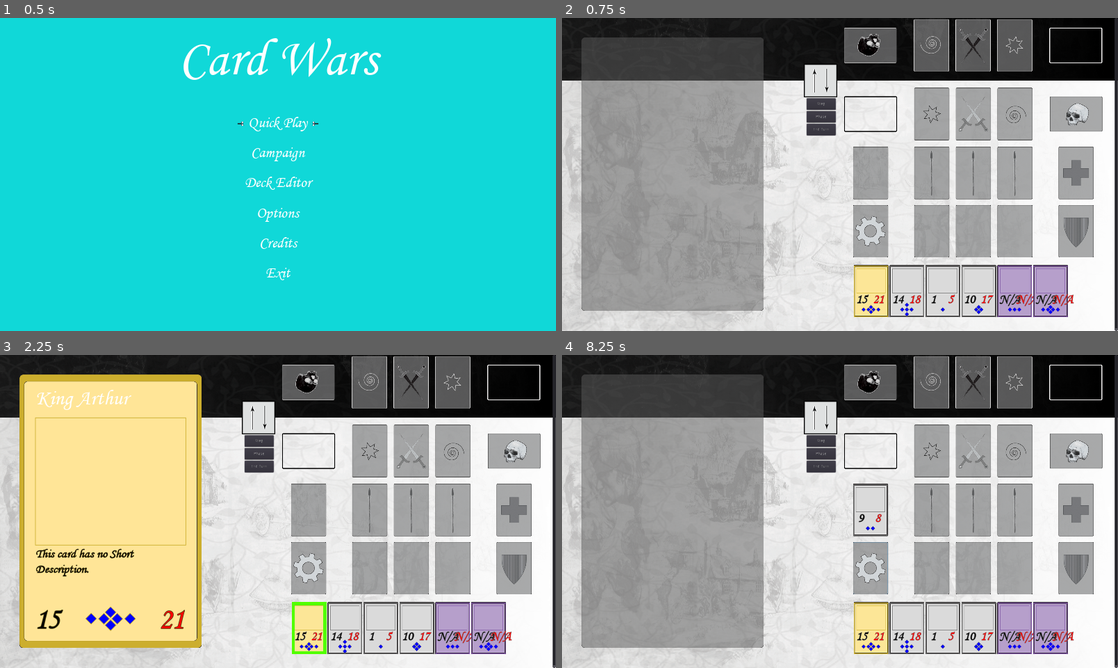
Above: before the commit, frames 1-4 (two rows, left to right).
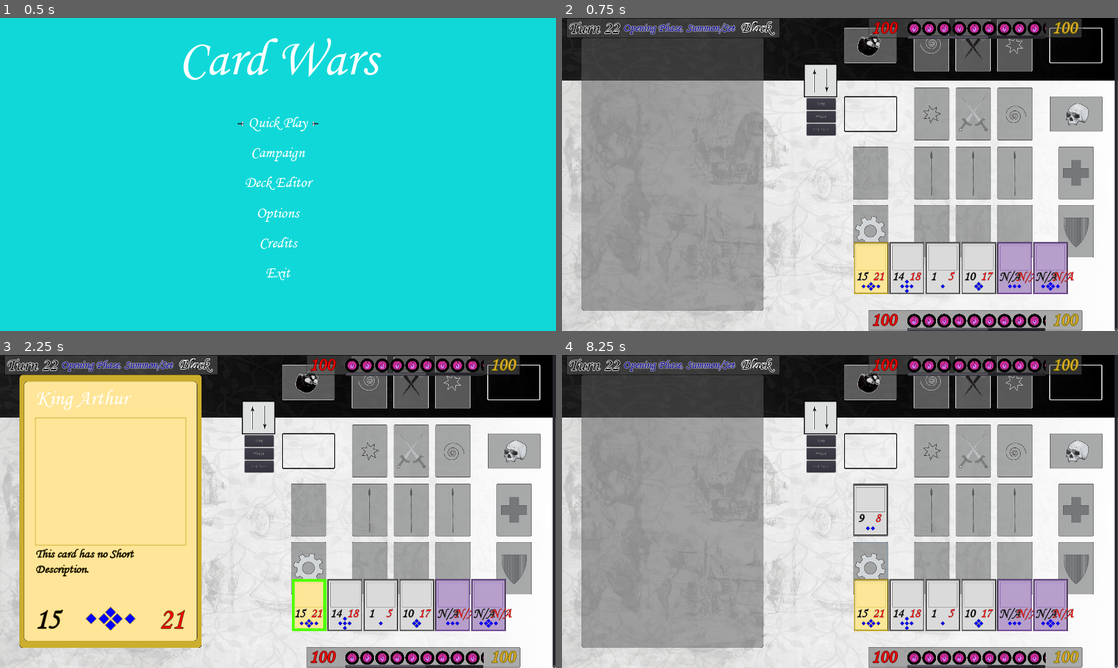
Above: after the commit, the same moments.

Repository: Prototype1364/Card-Wars
Game: Godot game, scene res://Scenes/MainScenes/SceneHandler.tscn
The game is run twice, just before and just after one commit, with the same random seed, the same clock (stepped at 60 frames per second) and the same inputs.
Inputs (mouse positions are in pixels of both pictures, inside the frame that each line leads up to):
- Up to frame 1 (0.5 s): no input
- Up to frame 2 (0.75 s): click "Quick Play" at 0.5 s
- Up to frame 3 (2.25 s): click "Phase" at 1.25 s; click (311, 627) at 2.02 s
- Up to frame 4 (8.25 s): click (973, 452) at 2.75 s; click (928, 452) at 3.5 s; click (1012, 452) at 4.25 s; click (928, 511) at 5 s; click (973, 511) at 5.75 s; click (1012, 511) at 6.5 s; click (867, 511) at 7.25 s; click (867, 567) at 8 s

Frame 1 is identical in both runs. In frame 2, 12% of the frame differs, in the area x 0-94%, y 0-100%; in frame 3, 12%; in frame 4, 12%.

Commit message:
WorkAlready

Diff:
--- a/Scenes/MainScenes/Battle.tscn
+++ b/Scenes/MainScenes/Battle.tscn
@@ -1,5 +1,7 @@
-[gd_scene load_steps=6 format=2]
-
+[gd_scene load_steps=8 format=2]
+
+[ext_resource path="res://Scenes/SupportScenes/Battle_HUD_Life-Crests.tscn" type="PackedScene" id=1]
+[ext_resource path="res://Scenes/SupportScenes/Battle_Info_HUD.tscn" type="PackedScene" id=2]
 [ext_resource path="res://Scenes/SupportScenes/BigCard.tscn" type="PackedScene" id=3]
 [ext_resource path="res://Assets/Playmat/BoardImage.png" type="Texture" id=4]
 [ext_resource path="res://Assets/Playmat/Large Empty Slot.png" type="Texture" id=5]
@@ -21,34 +23,6 @@
 margin_right = 1866.0
 margin_bottom = 1486.0
 rect_pivot_offset = Vector2( 446, 621 )
-
-[node name="BHandScroller" type="ScrollContainer" parent="Playmat/CardSpots"]
-margin_left = 33.0
-margin_top = -220.0
-margin_right = 868.0
-margin_bottom = -20.0
-rect_rotation = 180.0
-rect_pivot_offset = Vector2( 417, 100 )
-follow_focus = true
-scroll_vertical_enabled = false
-
-[node name="BHand" type="HBoxContainer" parent="Playmat/CardSpots/BHandScroller"]
-rect_pivot_offset = Vector2( 317, 100 )
-focus_neighbour_top = NodePath("../../NonHands/BBackrow1")
-focus_neighbour_bottom = NodePath("../../NonHands/BFighter")
-
-[node name="WHandScroller" type="ScrollContainer" parent="Playmat/CardSpots"]
-margin_left = 33.0
-margin_top = 1258.0
-margin_right = 863.0
-margin_bottom = 1458.0
-follow_focus = true
-scroll_vertical_enabled = false
-
-[node name="WHand" type="HBoxContainer" parent="Playmat/CardSpots/WHandScroller"]
-rect_pivot_offset = Vector2( 317, 100 )
-focus_neighbour_top = NodePath("../../NonHands/WBackrow1")
-focus_neighbour_bottom = NodePath("../../NonHands/WFighter")
 
 [node name="NonHands" type="Control" parent="Playmat/CardSpots"]
 margin_right = 892.0
@@ -478,6 +452,40 @@
 focus_previous = NodePath("../BEquipMagic")
 flat = true
 
+[node name="BHandScroller" type="ScrollContainer" parent="Playmat/CardSpots"]
+margin_left = 33.0
+margin_top = -220.0
+margin_right = 868.0
+margin_bottom = -20.0
+rect_rotation = 180.0
+rect_pivot_offset = Vector2( 417, 100 )
+rect_clip_content = false
+follow_focus = true
+scroll_vertical_enabled = false
+
+[node name="BHand" type="HBoxContainer" parent="Playmat/CardSpots/BHandScroller"]
+rect_pivot_offset = Vector2( 317, 100 )
+focus_neighbour_top = NodePath("../../NonHands/BBackrow1")
+focus_neighbour_bottom = NodePath("../../NonHands/BFighter")
+
+[node name="WHandScroller" type="ScrollContainer" parent="Playmat/CardSpots"]
+margin_left = 33.0
+margin_top = 1178.0
+margin_right = 863.0
+margin_bottom = 1458.0
+rect_clip_content = false
+follow_focus = true
+scroll_vertical_enabled = false
+
+[node name="WHand" type="HBoxContainer" parent="Playmat/CardSpots/WHandScroller"]
+anchor_bottom = 1.0
+margin_top = 80.0
+margin_bottom = 80.0
+grow_vertical = 0
+rect_pivot_offset = Vector2( 317, 100 )
+focus_neighbour_top = NodePath("../../NonHands/WBackrow1")
+focus_neighbour_bottom = NodePath("../../NonHands/WFighter")
+
 [node name="Turn_Controls" type="VBoxContainer" parent="Playmat"]
 margin_left = 845.0
 margin_top = 925.0
@@ -532,6 +540,25 @@
 texture = ExtResource( 5 )
 
 [node name="BigCard" parent="CardExaminer" instance=ExtResource( 3 )]
+margin_right = 0.0
+margin_bottom = -1.0
+rect_min_size = Vector2( 630, 944 )
+
+[node name="Battle_HUD_White" parent="." instance=ExtResource( 1 )]
+margin_left = 1058.0
+margin_top = 1009.0
+margin_right = 1798.0
+margin_bottom = 1080.0
+
+[node name="Battle_HUD_Black" parent="." instance=ExtResource( 1 )]
+margin_left = 1058.0
+margin_right = 1798.0
+margin_bottom = 71.0
+
+[node name="Battle_HUD" parent="." instance=ExtResource( 2 )]
+margin_left = 15.0
+margin_right = 755.0
+margin_bottom = 71.0
 
 [connection signal="pressed" from="Playmat/CardSpots/NonHands/WFighter" to="." method="_on_Card_Slot_pressed" binds= [ "WFighter" ]]
 [connection signal="pressed" from="Playmat/CardSpots/NonHands/WEquipTrap" to="." method="_on_Card_Slot_pressed" binds= [ "WEquipTrap" ]]
--- /dev/null
+++ b/Scenes/SupportScenes/Battle_HUD_Life-Crests.tscn
@@ -0,0 +1,194 @@
+[gd_scene load_steps=7 format=2]
+
+[ext_resource path="res://Resources/Themes/Card_Text_72.tres" type="Theme" id=1]
+[ext_resource path="res://Resources/Fonts/MTCORSVA.TTF" type="DynamicFontData" id=2]
+[ext_resource path="res://Assets/Playmat/Playmat_HUD_Holder.png" type="Texture" id=3]
+[ext_resource path="res://Assets/Playmat/Token.png" type="Texture" id=4]
+
+[sub_resource type="DynamicFont" id=1]
+size = 65
+outline_size = 2
+outline_color = Color( 0.423529, 0, 0, 1 )
+font_data = ExtResource( 2 )
+
+[sub_resource type="DynamicFont" id=2]
+size = 65
+outline_size = 2
+outline_color = Color( 0.388235, 0.392157, 0, 1 )
+font_data = ExtResource( 2 )
+
+[node name="Battle_HUD" type="Control"]
+anchor_right = 1.0
+anchor_bottom = 1.0
+margin_right = -1180.0
+margin_bottom = -1009.0
+rect_min_size = Vector2( 740, 71 )
+theme = ExtResource( 1 )
+
+[node name="Battle_HUD_Background" type="TextureRect" parent="."]
+margin_right = 40.0
+margin_bottom = 40.0
+texture = ExtResource( 3 )
+
+[node name="Life_Points" type="Label" parent="."]
+margin_left = 6.0
+margin_top = -2.0
+margin_right = 102.0
+margin_bottom = 77.0
+rect_min_size = Vector2( 96, 79 )
+custom_colors/font_color = Color( 1, 0, 0, 1 )
+custom_fonts/font = SubResource( 1 )
+text = "100"
+align = 1
+valign = 1
+
+[node name="Crests" type="Label" parent="."]
+margin_left = 628.0
+margin_top = -2.0
+margin_right = 724.0
+margin_bottom = 77.0
+rect_min_size = Vector2( 96, 79 )
+custom_colors/font_color = Color( 0.913725, 0.690196, 0.160784, 1 )
+custom_fonts/font = SubResource( 2 )
+text = "100"
+align = 1
+valign = 1
+
+[node name="TokenScrollContainer" type="ScrollContainer" parent="."]
+margin_left = 134.0
+margin_top = 12.0
+margin_right = 612.0
+margin_bottom = 60.0
+scroll_vertical_enabled = false
+
+[node name="TokenContainer" type="HBoxContainer" parent="TokenScrollContainer"]
+margin_right = 828.0
+margin_bottom = 48.0
+rect_min_size = Vector2( 478, 48 )
+
+[node name="Token" type="TextureRect" parent="TokenScrollContainer/TokenContainer"]
+margin_right = 48.0
+margin_bottom = 48.0
+rect_min_size = Vector2( 48, 48 )
+texture = ExtResource( 4 )
+expand = true
+
+[node name="Token2" type="TextureRect" parent="TokenScrollContainer/TokenContainer"]
+margin_left = 52.0
+margin_right = 100.0
+margin_bottom = 48.0
+rect_min_size = Vector2( 48, 48 )
+texture = ExtResource( 4 )
+expand = true
+
+[node name="Token3" type="TextureRect" parent="TokenScrollContainer/TokenContainer"]
+margin_left = 104.0
+margin_right = 152.0
+margin_bottom = 48.0
+rect_min_size = Vector2( 48, 48 )
+texture = ExtResource( 4 )
+expand = true
+
+[node name="Token4" type="TextureRect" parent="TokenScrollContainer/TokenContainer"]
+margin_left = 156.0
+margin_right = 204.0
+margin_bottom = 48.0
+rect_min_size = Vector2( 48, 48 )
+texture = ExtResource( 4 )
+expand = true
+
+[node name="Token5" type="TextureRect" parent="TokenScrollContainer/TokenContainer"]
+margin_left = 208.0
+margin_right = 256.0
+margin_bottom = 48.0
+rect_min_size = Vector2( 48, 48 )
+texture = ExtResource( 4 )
+expand = true
+
+[node name="Token6" type="TextureRect" parent="TokenScrollContainer/TokenContainer"]
+margin_left = 260.0
+margin_right = 308.0
+margin_bottom = 48.0
+rect_min_size = Vector2( 48, 48 )
+texture = ExtResource( 4 )
+expand = true
+
+[node name="Token7" type="TextureRect" parent="TokenScrollContainer/TokenContainer"]
+margin_left = 312.0
+margin_right = 360.0
+margin_bottom = 48.0
+rect_min_size = Vector2( 48, 48 )
+texture = ExtResource( 4 )
+expand = true
+
+[node name="Token8" type="TextureRect" parent="TokenScrollContainer/TokenContainer"]
+margin_left = 364.0
+margin_right = 412.0
+margin_bottom = 48.0
+rect_min_size = Vector2( 48, 48 )
+texture = ExtResource( 4 )
+expand = true
+
+[node name="Token9" type="TextureRect" parent="TokenScrollContainer/TokenContainer"]
+margin_left = 416.0
+margin_right = 464.0
+margin_bottom = 48.0
+rect_min_size = Vector2( 48, 48 )
+texture = ExtResource( 4 )
+expand = true
+
+[node name="Token10" type="TextureRect" parent="TokenScrollContainer/TokenContainer"]
+margin_left = 468.0
+margin_right = 516.0
+margin_bottom = 48.0
+rect_min_size = Vector2( 48, 48 )
+texture = ExtResource( 4 )
+expand = true
+
+[node name="Token11" type="TextureRect" parent="TokenScrollContainer/TokenContainer"]
+margin_left = 520.0
+margin_right = 568.0
+margin_bottom = 48.0
+rect_min_size = Vector2( 48, 48 )
+texture = ExtResource( 4 )
+expand = true
+
+[node name="Token12" type="TextureRect" parent="TokenScrollContainer/TokenContainer"]
+margin_left = 572.0
+margin_right = 620.0
+margin_bottom = 48.0
+rect_min_size = Vector2( 48, 48 )
+texture = ExtResource( 4 )
+expand = true
+
+[node name="Token13" type="TextureRect" parent="TokenScrollContainer/TokenContainer"]
+margin_left = 624.0
+margin_right = 672.0
+margin_bottom = 48.0
+rect_min_size = Vector2( 48, 48 )
+texture = ExtResource( 4 )
+expand = true
+
+[node name="Token14" type="TextureRect" parent="TokenScrollContainer/TokenContainer"]
+margin_left = 676.0
+margin_right = 724.0
+margin_bottom = 48.0
+rect_min_size = Vector2( 48, 48 )
+texture = ExtResource( 4 )
+expand = true
+
+[node name="Token15" type="TextureRect" parent="TokenScrollContainer/TokenContainer"]
+margin_left = 728.0
+margin_right = 776.0
+margin_bottom = 48.0
+rect_min_size = Vector2( 48, 48 )
+texture = ExtResource( 4 )
+expand = true
+
+[node name="Token16" type="TextureRect" parent="TokenScrollContainer/TokenContainer"]
+margin_left = 780.0
+margin_right = 828.0
+margin_bottom = 48.0
+rect_min_size = Vector2( 48, 48 )
+texture = ExtResource( 4 )
+expand = true
--- /dev/null
+++ b/Scenes/SupportScenes/Battle_Info_HUD.tscn
@@ -0,0 +1,68 @@
+[gd_scene load_steps=7 format=2]
+
+[ext_resource path="res://Resources/Themes/Card_Text_72.tres" type="Theme" id=1]
+[ext_resource path="res://Resources/Fonts/MTCORSVA.TTF" type="DynamicFontData" id=2]
+[ext_resource path="res://Assets/Playmat/Playmat_HUD_Holder.png" type="Texture" id=3]
+
+[sub_resource type="DynamicFont" id=4]
+size = 39
+outline_size = 2
+outline_color = Color( 0.647059, 0.647059, 0.647059, 1 )
+font_data = ExtResource( 2 )
+
+[sub_resource type="DynamicFont" id=3]
+size = 55
+outline_size = 2
+font_data = ExtResource( 2 )
+
+[sub_resource type="DynamicFont" id=5]
+size = 60
+outline_size = 2
+font_data = ExtResource( 2 )
+
+[node name="Battle_HUD" type="Control"]
+anchor_right = 1.0
+anchor_bottom = 1.0
+margin_right = -1180.0
+margin_bottom = -1009.0
+rect_min_size = Vector2( 740, 71 )
+theme = ExtResource( 1 )
+
+[node name="Battle_HUD_Background" type="TextureRect" parent="."]
+margin_right = 40.0
+margin_bottom = 40.0
+texture = ExtResource( 3 )
+
+[node name="Phase" type="Label" parent="."]
+margin_left = 192.0
+margin_top = 10.0
+margin_right = 586.0
+margin_bottom = 61.0
+custom_colors/font_color = Color( 0.027451, 0, 0.643137, 1 )
+custom_fonts/font = SubResource( 4 )
+text = "Opening Phase, Summon/Set"
+align = 1
+valign = 1
+
+[node name="Side" type="Label" parent="."]
+margin_left = 582.0
+margin_top = -3.0
+margin_right = 728.0
+margin_bottom = 76.0
+custom_colors/font_color = Color( 0, 0, 0, 1 )
+custom_fonts/font = SubResource( 3 )
+text = "Black"
+align = 1
+valign = 1
+
+[node name="TurnNumber" type="Label" parent="."]
+margin_left = -8.0
+margin_top = -2.0
+margin_right = 196.0
+margin_bottom = 77.0
+custom_colors/font_color = Color( 0, 0, 0, 1 )
+custom_colors/font_outline_modulate = Color( 0.952941, 0.952941, 0.952941, 1 )
+custom_fonts/font = SubResource( 5 )
+text = "Turn 22"
+align = 1
+valign = 1
--- a/Scenes/SupportScenes/SmallCard.tscn
+++ b/Scenes/SupportScenes/SmallCard.tscn
@@ -27,6 +27,8 @@
 script = ExtResource( 2 )
 
 [node name="Frame" type="TextureRect" parent="."]
+margin_right = 120.0
+margin_bottom = 180.0
 rect_min_size = Vector2( 120, 180 )
 texture = ExtResource( 3 )
 
@@ -85,8 +87,8 @@
 flat = true
 
 [node name="Action_Button_Container" type="VBoxContainer" parent="."]
-margin_top = -20.0
 margin_right = 120.0
+margin_bottom = 80.0
 grow_vertical = 0
 rect_min_size = Vector2( 120, 20 )
 custom_constants/separation = 0
@@ -100,21 +102,24 @@
 
 [node name="Set" type="Button" parent="Action_Button_Container"]
 visible = false
+margin_top = 20.0
 margin_right = 120.0
-margin_bottom = 20.0
+margin_bottom = 40.0
 text = "Set"
 
 [node name="Attack" type="Button" parent="Action_Button_Container"]
 visible = false
+margin_top = 40.0
 margin_right = 120.0
-margin_bottom = 20.0
+margin_bottom = 60.0
 rect_min_size = Vector2( 120, 20 )
 text = "Attack"
 
 [node name="Target" type="Button" parent="Action_Button_Container"]
 visible = false
+margin_top = 60.0
 margin_right = 120.0
-margin_bottom = 20.0
+margin_bottom = 80.0
 
 [connection signal="focus_entered" from="FocusSensor" to="." method="_on_FocusSensor_focus_entered"]
 [connection signal="focus_exited" from="FocusSensor" to="." method="_on_FocusSensor_focus_exited"]
